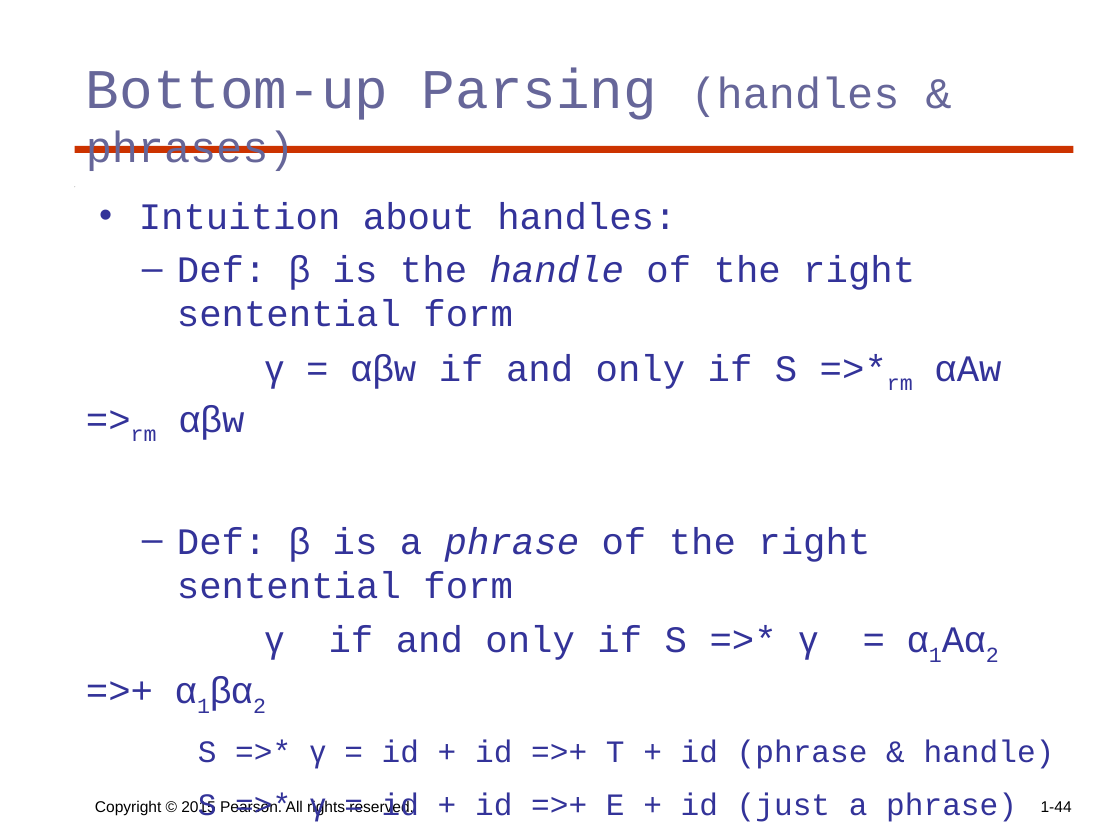
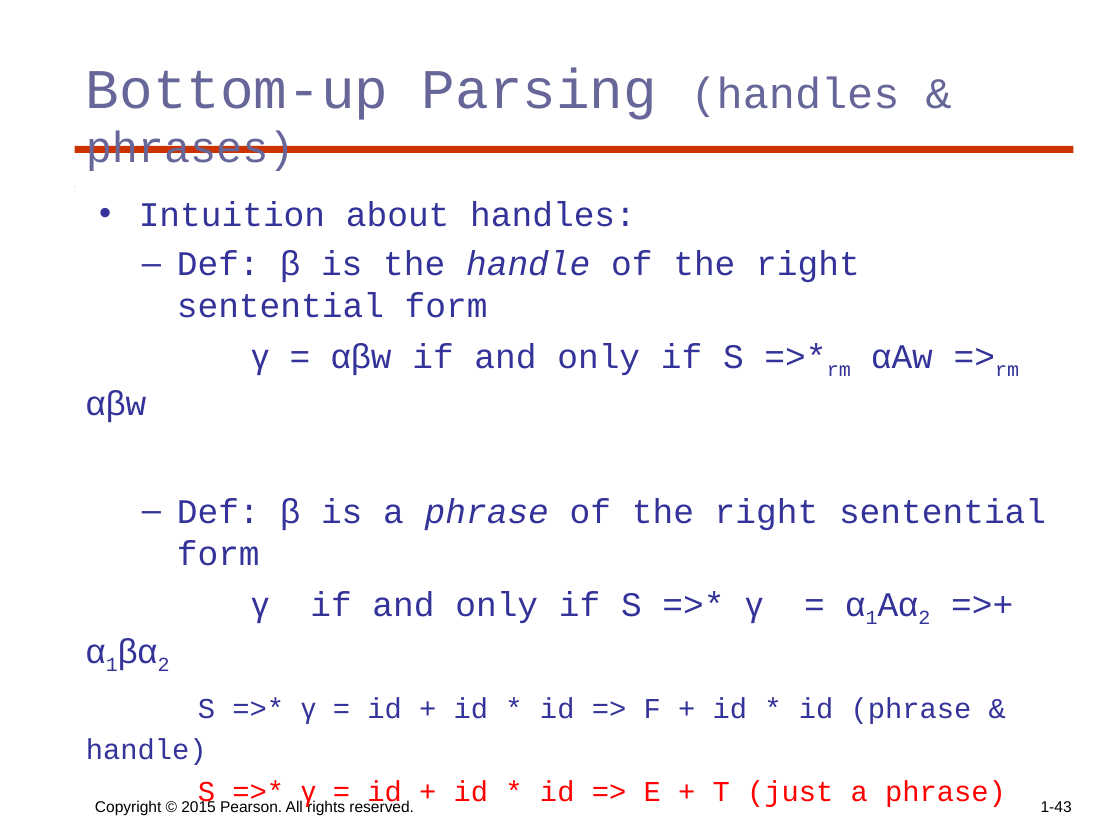
Before and after one commit to Kareithdyce/Auburn-Classes, a slide deck: slide 43 of Programming Language/pl11ch4.ppt (slide 44 before the commit). Drawn at 1120x840 pixels with LibreOffice and Linux fonts; fonts in the diff are those of the drawing. Boxes give left, top, right and bottom in pixels: in the first picture for what was removed or moved away, otherwise in the second. Text is boxed around its words. In the diff, an @@ line names an element or a change of style, - is before the commit and + after.

```diff
--- a/Programming Language/pl11ch4.ppt
+++ b/Programming Language/pl11ch4.ppt
@@ text at box(86, 201, 1046, 623): size 24 to 22.2 pt in "Intuition about handles:", "Def: β is the handle of the ...", "γ = αβw if and only if ...", "Def: β is a phrase of the ..." and 1 more places @@
@@ text at box(86, 697, 1006, 810): text changed; size 20 to 18.5 pt; text colour #333399 to #FF0000 @@
-S =>* γ = id + id =>+ T + id (phrase & handle)
-S =>* γ = id + id =>+ E + id (just a phrase)
+S =>* γ = id + id * id => F + id * id (phrase & handle)
+S =>* γ = id + id * id => E + T (just a phrase)
+* Phrase ≠ Handle
@@ page number at box(1041, 801, 1072, 812): text changed @@
-1-44
+1-43
```
Also in this commit, not shown: 3 other slides changed, 2 slides added, 2 slides removed, 5 other files.
